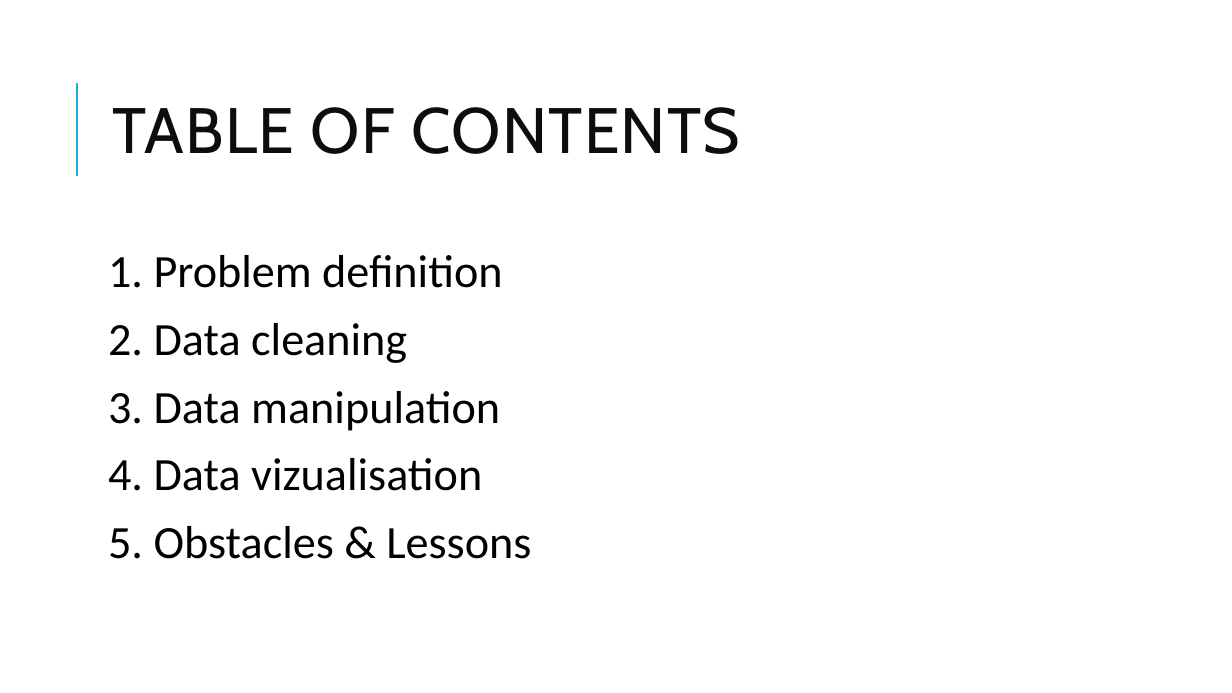
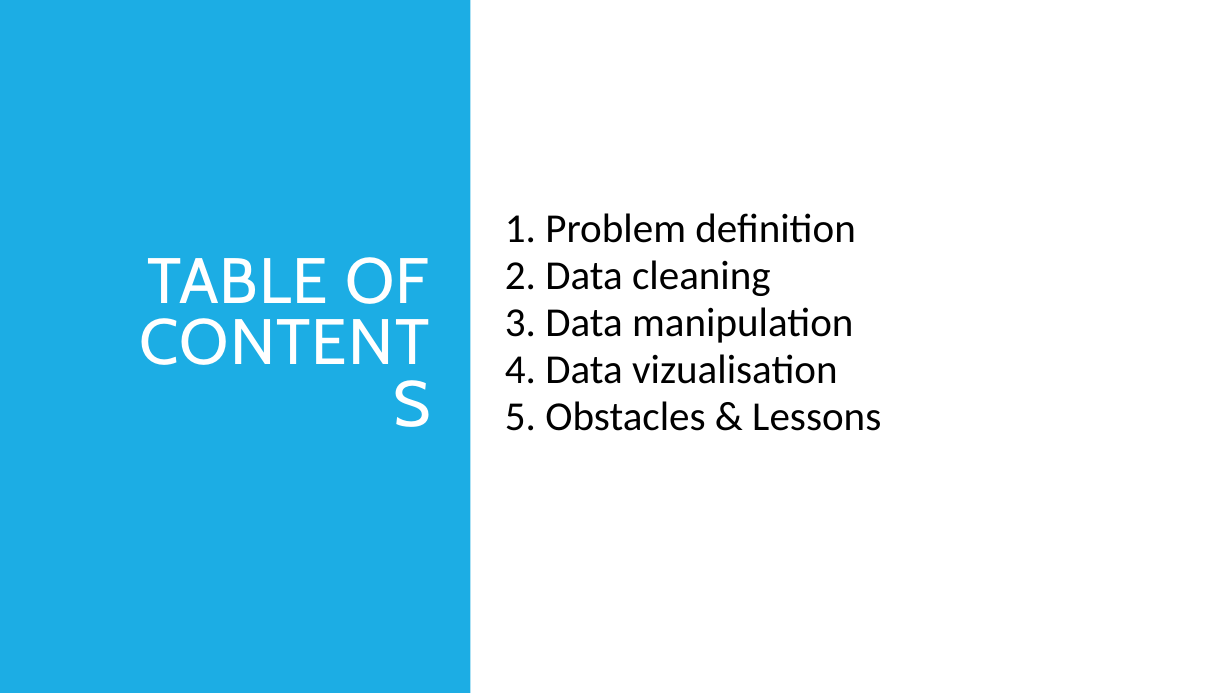
Before and after one commit to Camillelib/Data_Pipeline_Project, a slide deck: slide 2 of Output/Project week 2.pptx. Drawn at 1232x693 pixels with LibreOffice and Linux fonts; fonts in the diff are those of the drawing. Boxes give left, top, right and bottom in pixels: in the first picture for what was removed or moved away, otherwise in the second. Text is boxed around its words. In the diff, an @@ line names an element or a change of style, - is before the commit and + after.

```diff
--- a/Output/Project week 2.pptx
+++ b/Output/Project week 2.pptx
@@ rectangle added at <box>0,0,470,693</box>, fill #1CADE4 @@
@@ line removed from (77, 176) to (77, 83) @@
@@ title "TABLE OF CONTENTS": place and size @@
-title "TABLE OF CONTENTS" at <box>113,107,740,154</box>
+title "TABLE OF CONTENTS" at <box>147,257,429,304</box>
@@ title "TABLE OF CONTENTS" at <box>147,257,429,304</box>: text colour #0D0D0D to #FFFFFF; alignment left to right @@
@@ text "1. Problem definition": place and size @@
-text "1. Problem definition" at <box>108,255,531,559</box>
+text "1. Problem definition" at <box>505,213,881,431</box>
@@ text "1. Problem definition" at <box>505,213,881,431</box>: size 36 to 32 pt; less space between paragraphs @@
```
Also in this commit, not shown: 4 other slides changed.
